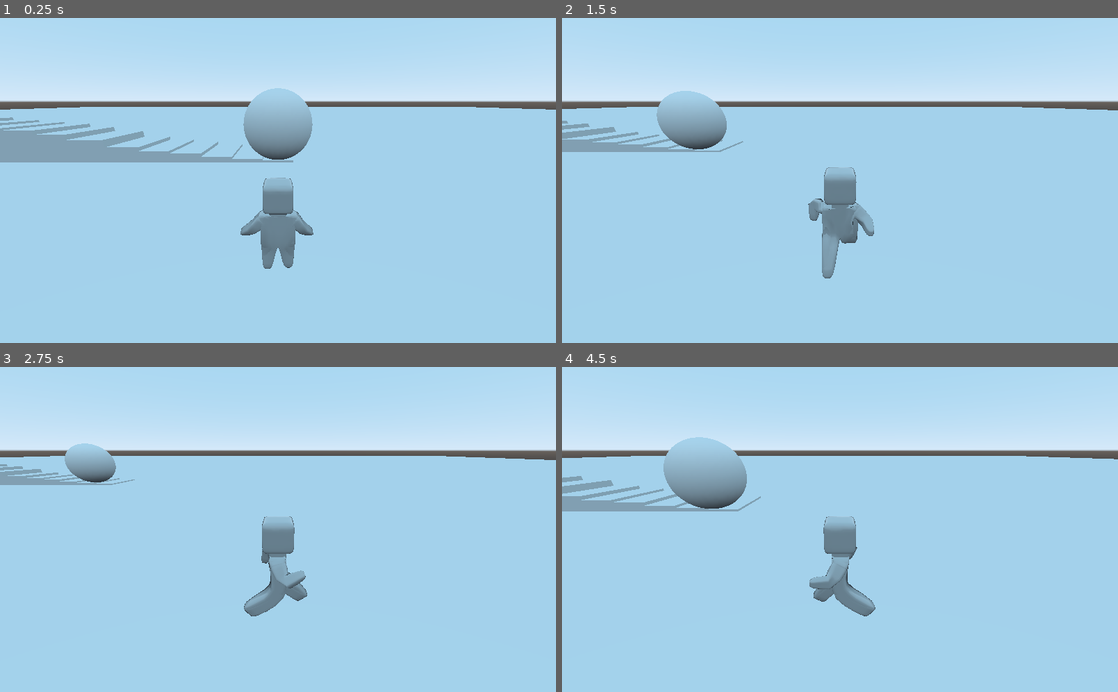
Above: before the commit, frames 1-4 (two rows, left to right).
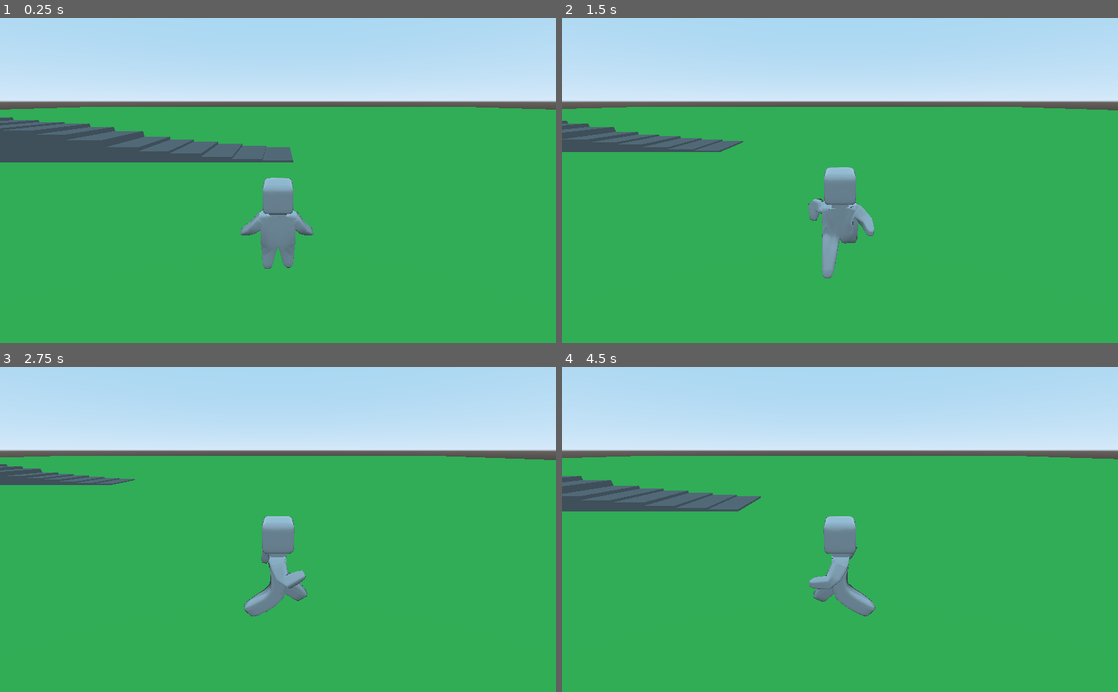
Above: after the commit, the same moments.

Repository: Luigiplayer2158/ITCS-4232-Final-Proj-jsmiley
Game: Godot game, scene res://Levels/test_level1.tscn
The game is run twice, just before and just after one commit, with the same random seed, the same clock (stepped at 60 frames per second) and the same inputs.
Inputs:
- Up to frame 1 (0.25 s): no input
- Up to frame 2 (1.5 s): hold Right (move_right) 0.53-1.28 s; tap Space (jump) at 0.77 s; hold Down (move_back) from 1.28 s (still down)
- Up to frame 3 (2.75 s): tap Space (jump) at 1.52 s; release Down (move_back) at 2.03 s; hold Right (move_right) from 2.03 s (still down)
- Up to frame 4 (4.5 s): release Right (move_right) at 2.78 s; hold Up (move_forward) 2.78-3.53 s; tap Space (jump) at 3.02, 3.77 s; hold Left (move_left) from 3.53 s (still down)

The runs differ from the first frame. In frame 1, 71% of the frame differs, in the area x 0-100%, y 21-100%; in frame 2, 71%; in frame 3, 71%; in frame 4, 71%.

Commit message:
LevelChangeObject Grows

Diff:
--- a/FinalProjectCapstone/Levels/test_level1.tscn
+++ b/FinalProjectCapstone/Levels/test_level1.tscn
@@ -10,11 +10,20 @@
 
 [sub_resource type="BoxShape" id=1]
 
+[sub_resource type="SpatialMaterial" id=7]
+vertex_color_use_as_albedo = true
+albedo_color = Color( 0.301961, 0.827451, 0.356863, 1 )
+
 [sub_resource type="CubeMesh" id=2]
+material = SubResource( 7 )
 
 [sub_resource type="BoxShape" id=5]
 
+[sub_resource type="SpatialMaterial" id=8]
+albedo_color = Color( 0.501961, 0.501961, 0.501961, 1 )
+
 [sub_resource type="CubeMesh" id=6]
+material = SubResource( 8 )
 
 [node name="Spatial" type="Spatial"]
 
@@ -198,7 +207,7 @@
 mesh = SubResource( 6 )
 
 [node name="Spatial" parent="." instance=ExtResource( 2 )]
-transform = Transform( 1, 0, 0, 0, 1, 0, 0, 0, 1, 0, 1.29545, 4.18992 )
+transform = Transform( 1, 0, 0, 0, 1, 0, 0, 0, 1, 0, 1.29545, 13.6391 )
 
 [editable path="Player"]
 [editable path="Player/MovingPlayer/testchar"]
--- a/FinalProjectCapstone/Objects/Helper/level_change_object.tscn
+++ b/FinalProjectCapstone/Objects/Helper/level_change_object.tscn
@@ -1,10 +1,24 @@
-[gd_scene load_steps=4 format=2]
+[gd_scene load_steps=8 format=2]
 
 [ext_resource path="res://Scripts/levelWarp.gd" type="Script" id=1]
 
 [sub_resource type="SphereShape" id=1]
 
+[sub_resource type="Gradient" id=3]
+interpolation_mode = 2
+offsets = PoolRealArray( 0, 0.277419, 0.554839, 0.832258, 1 )
+colors = PoolColorArray( 0, 0.372632, 1, 1, 0.938407, 0.0293252, 0.0293252, 1, 0.311134, 0.956289, 0.332823, 1, 0.939868, 0, 1, 1, 0, 0.372549, 1, 1 )
+
+[sub_resource type="GradientTexture" id=4]
+gradient = SubResource( 3 )
+
+[sub_resource type="SpatialMaterial" id=5]
+albedo_texture = SubResource( 4 )
+
 [sub_resource type="SphereMesh" id=2]
+material = SubResource( 5 )
+
+[sub_resource type="BoxShape" id=6]
 
 [node name="Spatial" type="Spatial"]
 script = ExtResource( 1 )
@@ -15,7 +29,15 @@
 [node name="CollisionShape" type="CollisionShape" parent="Area"]
 shape = SubResource( 1 )
 
-[node name="MeshInstance" type="MeshInstance" parent="."]
+[node name="MeshInstance" type="MeshInstance" parent="Area"]
 mesh = SubResource( 2 )
+skeleton = NodePath("../..")
+
+[node name="Area2" type="Area" parent="."]
+
+[node name="CollisionShape" type="CollisionShape" parent="Area2"]
+transform = Transform( 4, 0, 0, 0, 4, 0, 0, 0, 4, 0, 0, 0 )
+shape = SubResource( 6 )
 
 [connection signal="body_entered" from="Area" to="." method="_on_Area_body_entered"]
+[connection signal="body_entered" from="Area2" to="." method="_on_Area2_body_entered"]
--- a/FinalProjectCapstone/Scripts/levelWarp.gd
+++ b/FinalProjectCapstone/Scripts/levelWarp.gd
@@ -1,12 +1,41 @@
 extends Spatial
 
 export (String) var level_name = "";
+var scaleModif = 0.05;
+var portal_enabled = false;
+var enable_grow = false;
 
+onready var portalArea = $Area
+# https://www.youtube.com/watch?v=2yPdNEhfBGw level switcher help
 # Called when the node enters the scene tree for the first time.
 func _ready():
-	pass # Replace with function body.
+	portal_enabled = false;
+	enable_grow = false;
+	portalArea.scale.x = 0
+	portalArea.scale.y = 0
+	portalArea.scale.z = 0
+
+func _physics_process(delta):
+	portalArea.rotation.y += 0.2
+	if enable_grow == true:
+		portalArea.scale.y += scaleModif
+		portalArea.scale.x += scaleModif
+		portalArea.scale.z += scaleModif
+		if portalArea.scale.y > 1:
+			portal_enabled = true
+			scaleModif = 0
+		elif portalArea.scale.y <= 0:
+			scaleModif = 0.05
 
 
 func _on_Area_body_entered(body):
-	print("it has occured");
-	get_tree().change_scene("res://Levels/"+ level_name + ".tscn");
+	if body is KinematicBody:
+		print("it has occured");
+		if portal_enabled == true:
+			get_tree().change_scene("res://Levels/"+ level_name + ".tscn");
+
+
+func _on_Area2_body_entered(body):
+	if body is KinematicBody:
+		print("area entered, effect should grow.")
+		enable_grow = true
Not shown: 1 places in FinalProjectCapstone/Levels/test_level1.tscn that only renumber resources
